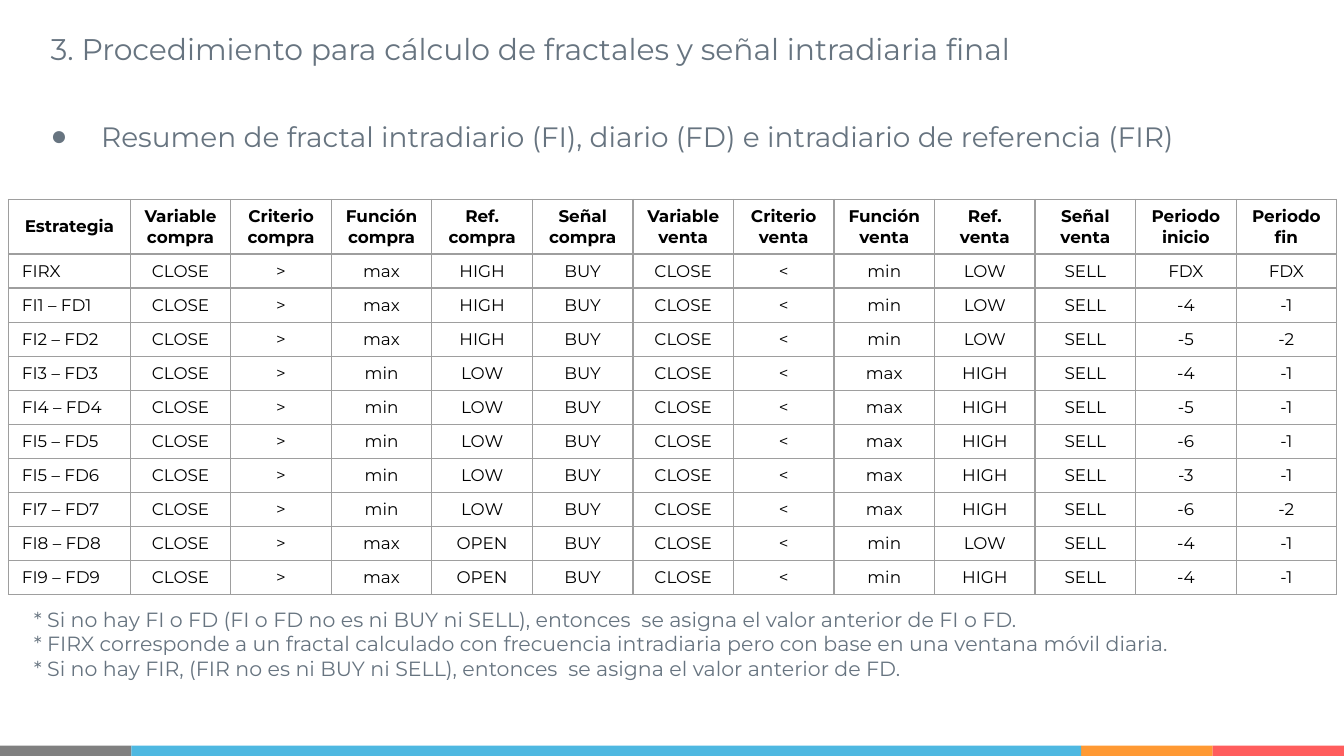
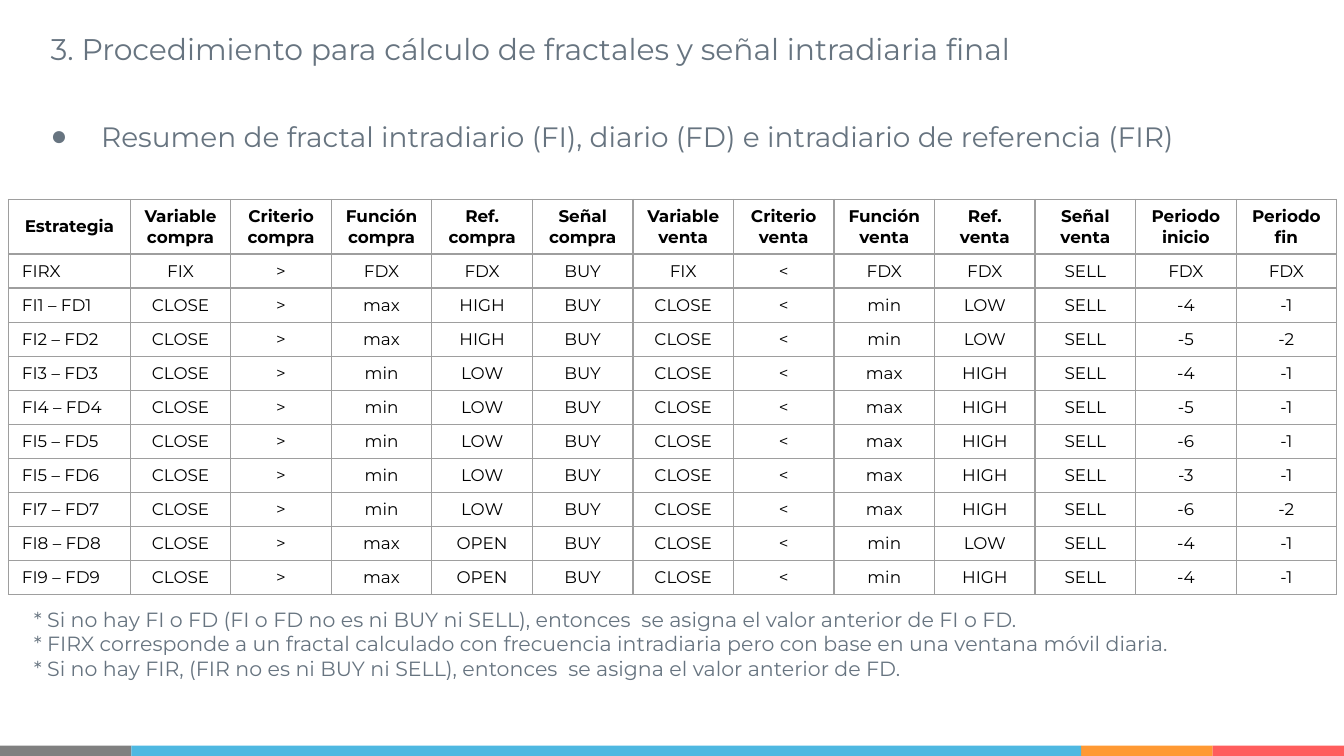
Before and after one commit to IISOS/Swell_2_Optimizacion_estrategias, a slide deck: slide 14 of Presentaciones/Swell - Optimización de estrategias - R2 (19-02-2021) V2 cambio FIR.pptx. Drawn at 1344x756 pixels with LibreOffice and Linux fonts; fonts in the diff are those of the drawing. Boxes give left, top, right and bottom in pixels: in the first picture for what was removed or moved away, otherwise in the second. Text is boxed around its words. In the diff, an @@ line names an element or a change of style, - is before the commit and + after.

```diff
--- a/Presentaciones/Swell - Optimización de estrategias - R2 (19-02-2021) V2 cambio FIR.pptx
+++ b/Presentaciones/Swell - Optimización de estrategias - R2 (19-02-2021) V2 cambio FIR.pptx
@@ table at [8, 199, 1340, 589] @@
-row 2: FIRX | CLOSE | > | max | HIGH | BUY | CLOSE | < | min | LOW | SELL | FDX | FDX
+row 2: FIRX | FIX | > | FDX | FDX | BUY | FIX | < | FDX | FDX | SELL | FDX | FDX
```
Also in this commit, not shown: 46 other files.
